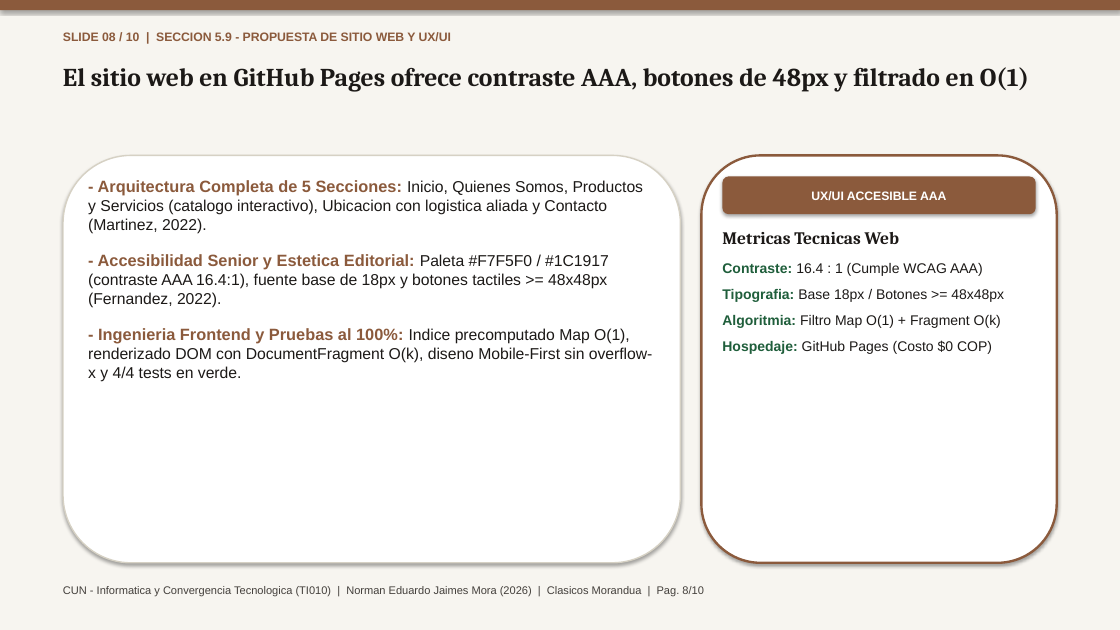
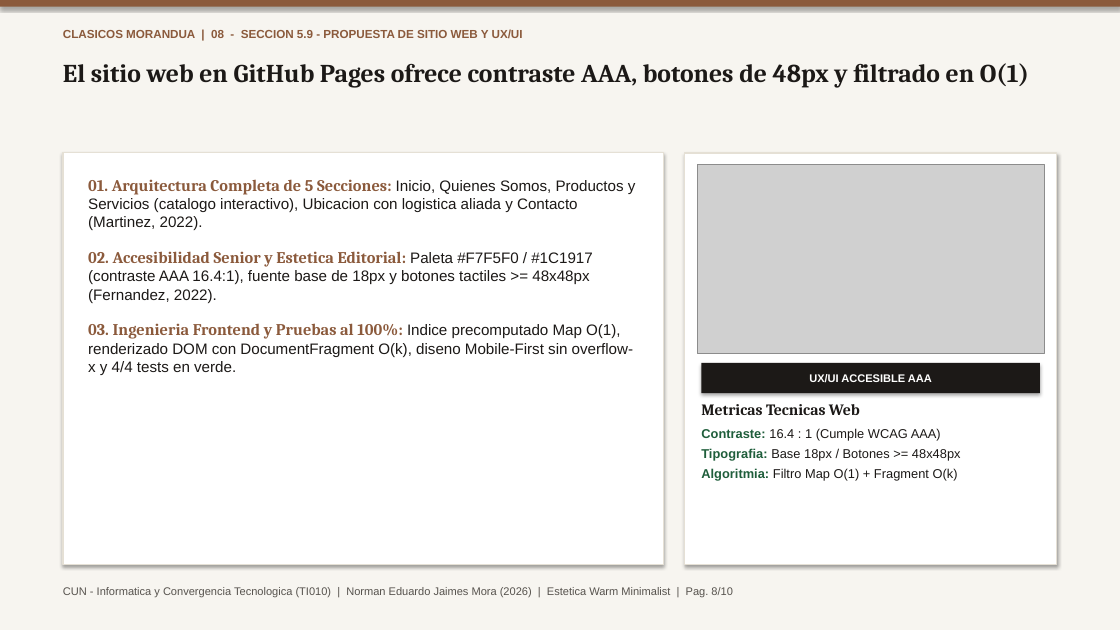
Before and after one commit to TheNormanJames/CUN-Informatica-y-convergencia, a slide deck: slide 8 of docs/ProyectoFinal_Norman_Jaimes.pptx. Drawn at 1120x630 pixels with LibreOffice and Linux fonts; fonts in the diff are those of the drawing; grey boxes stand for pictures. Boxes give left, top, right and bottom in pixels: in the first picture for what was removed or moved away, otherwise in the second. Text is boxed around its words. In the diff, an @@ line names an element or a change of style, - is before the commit and + after.

Commit message:
feat(ui,docs): upgrade to real editorial photography, Cormorant Garamond typography, and strict APA 7 TOC/tables

```diff
--- a/docs/ProyectoFinal_Norman_Jaimes.pptx
+++ b/docs/ProyectoFinal_Norman_Jaimes.pptx
@@ text at (x1=63, y1=29, x2=523, y2=38): text changed; size 10.5 to 10 pt @@
-SLIDE 08 / 10 | SECCION 5.9 - PROPUESTA DE SITIO WEB Y UX/UI
+CLASICOS MORANDUA | 08 - SECCION 5.9 - PROPUESTA DE SITIO WEB Y UX/UI
@@ text "El sitio web en GitHub ..." moved from (x1=63, y1=67, x2=1029, y2=91) to (x1=63, y1=63, x2=1029, y2=88) @@
@@ rectangle resized from (x1=63, y1=155, x2=681, y2=563) to (x1=63, y1=153, x2=664, y2=565) @@
@@ rectangle at (x1=63, y1=153, x2=664, y2=565): rounded rectangle to rectangle; outline #D6D1C4 1.2 pt to #E5E0D5 1 pt @@
@@ text at (x1=88, y1=179, x2=636, y2=375): text changed; size 13.5 to 13 pt @@
-- Arquitectura Completa de 5 Secciones: Inicio, Quienes Somos, Productos y Servicios (catalogo interactivo), Ubicacion con logistica aliada y Contacto (Martinez, 2022).
-- Accesibilidad Senior y Estetica Editorial: Paleta #F7F5F0 / #1C1917 (contraste AAA 16.4:1), fuente base de 18px y botones tactiles >= 48x48px (Fernandez, 2022).
-- Ingenieria Frontend y Pruebas al 100%: Indice precomputado Map O(1), renderizado DOM con DocumentFragment O(k), diseno Mobile-First sin overflow-x y 4/4 tests en verde.
+01. Arquitectura Completa de 5 Secciones: Inicio, Quienes Somos, Productos y Servicios (catalogo interactivo), Ubicacion con logistica aliada y Contacto (Martinez, 2022).
+02. Accesibilidad Senior y Estetica Editorial: Paleta #F7F5F0 / #1C1917 (contraste AAA 16.4:1), fuente base de 18px y botones tactiles >= 48x48px (Fernandez, 2022).
+03. Ingenieria Frontend y Pruebas al 100%: Indice precomputado Map O(1), renderizado DOM con DocumentFragment O(k), diseno Mobile-First sin overflow-x y 4/4 tests en verde.
@@ rectangle resized from (x1=702, y1=155, x2=1057, y2=563) to (x1=685, y1=153, x2=1057, y2=565) @@
@@ rectangle at (x1=685, y1=153, x2=1057, y2=565): rounded rectangle to rectangle; outline #8B5A3C 2 pt to #E5E0D5 1.2 pt @@
@@ picture added at (x1=697, y1=165, x2=1044, y2=354) @@
@@ text at (x1=722, y1=340, x2=992, y2=354): paragraph removed @@
-Hospedaje: GitHub Pages (Costo $0 COP)
@@ rectangle "UX/UI ACCESIBLE AAA" resized from (x1=723, y1=176, x2=1036, y2=214) to (x1=702, y1=363, x2=1040, y2=393) @@
@@ rectangle "UX/UI ACCESIBLE AAA" at (x1=702, y1=363, x2=1040, y2=393): size 10.5 to 9.5 pt; rounded rectangle to rectangle; fill #8B5A3C to #1C1917 @@
@@ text "Metricas Tecnicas Web" moved from (x1=722, y1=232, x2=1004, y2=354) to (x1=701, y1=404, x2=961, y2=481) @@
@@ text "Metricas Tecnicas Web" at (x1=701, y1=404, x2=961, y2=481): size 15 to 13.5 pt in "Metricas Tecnicas Web"; size 12 to 11 pt in "Contraste: 16.4 : 1 (Cumple WCAG AAA)", "Tipografia: Base 18px / Botones >= 48x48px", "Algoritmia: Filtro Map O(1) + Fragment O(k)"; less space between paragraphs @@
@@ text at (x1=63, y1=587, x2=733, y2=598): text changed; text colour #44403C to #57534E @@
-CUN - Informatica y Convergencia Tecnologica (TI010) | Norman Eduardo Jaimes Mora (2026) | Clasicos Morandua | Pag. 8/10
+CUN - Informatica y Convergencia Tecnologica (TI010) | Norman Eduardo Jaimes Mora (2026) | Estetica Warm Minimalist | Pag. 8/10
```
Also in this commit, not shown: 9 other slides changed, 25 other files.
